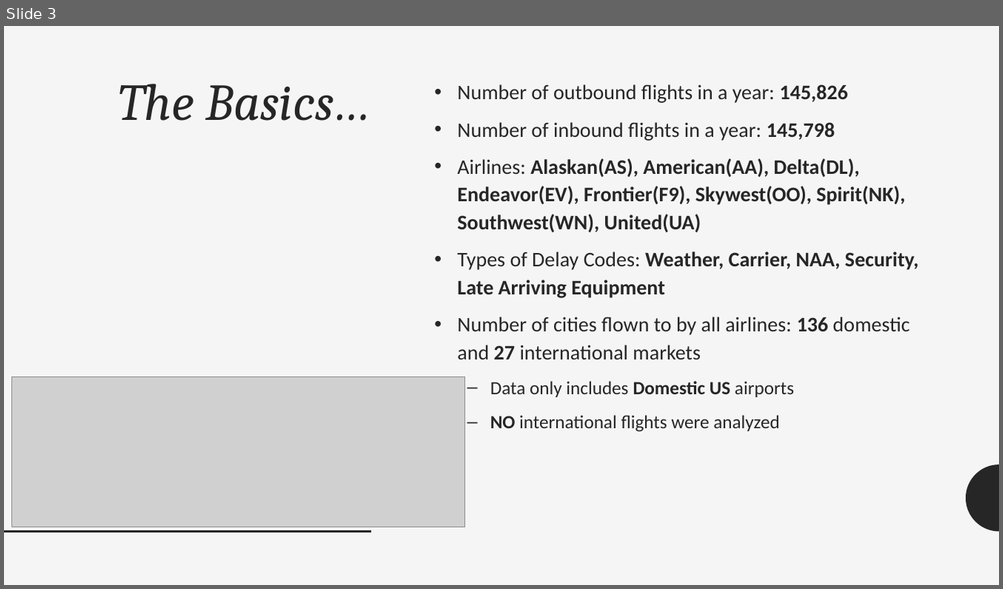
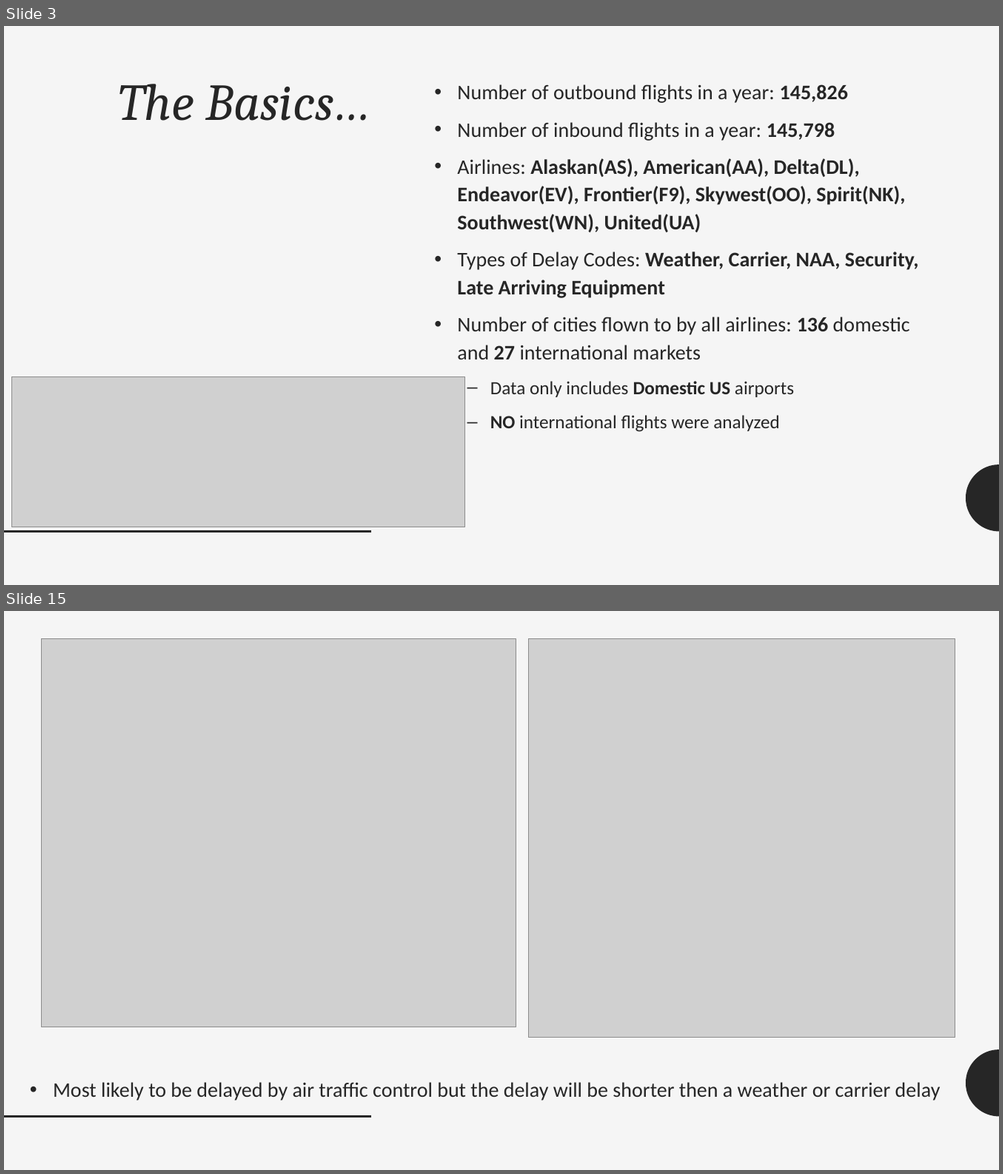
Before and after one commit to HWspam/Delorean, a slide deck: Delay Analysis Team Delorean.pptx. Shown one above the other, each under a label of ours: slide 3 before the commit, slides 3 and 15 after it; the slides between them are not shown. The pictures are 1003x589 and 1003x1174 pixels, drawn with LibreOffice and Linux fonts; fonts in the diff are those of the drawing; grey boxes stand for pictures. Boxes give left, top, right and bottom in pixels: in the first picture for what was removed or moved away, otherwise in the second. Text is boxed around its words. In the diff, an @@ line names an element or a change of style, - is before the commit and + after.

```diff
--- a/Delay Analysis Team Delorean.pptx
+++ b/Delay Analysis Team Delorean.pptx
@@ slide 15 added at box(4, 611, 999, 1170), background #F5F5F5; not listed: 2 template elements that a slide beside it also shows @@
@@ picture added at box(41, 638, 515, 1028) @@
@@ picture added at box(529, 638, 955, 1038) @@
@@ text added at box(53, 1082, 940, 1101), 20 pt, text #262626 @@
+• Most likely to be delayed by air traffic control but the delay will be shorter then a weather or carrier delay
```
Also in this commit, not shown: 17 other slides added, 19 slides removed, 7 other files.
